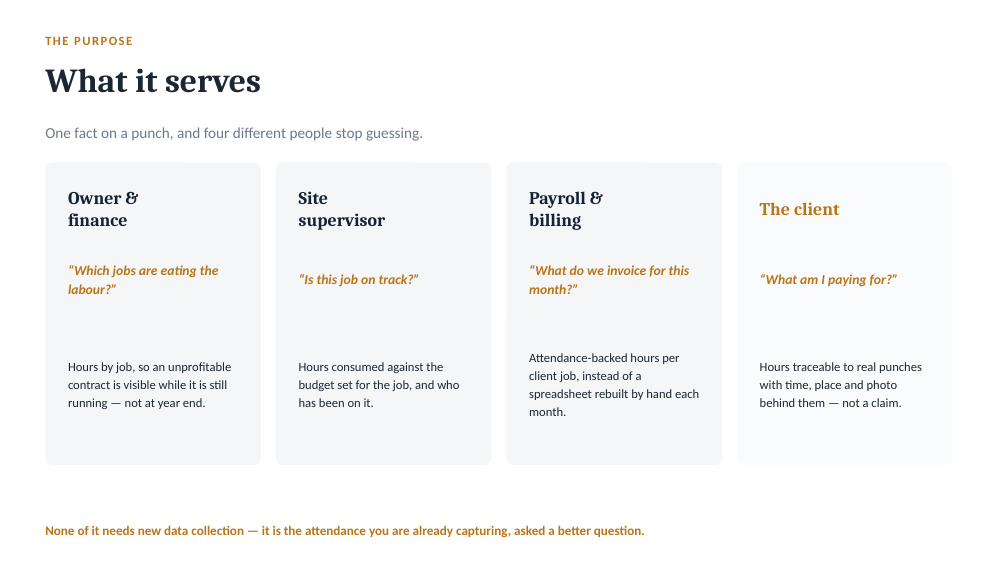
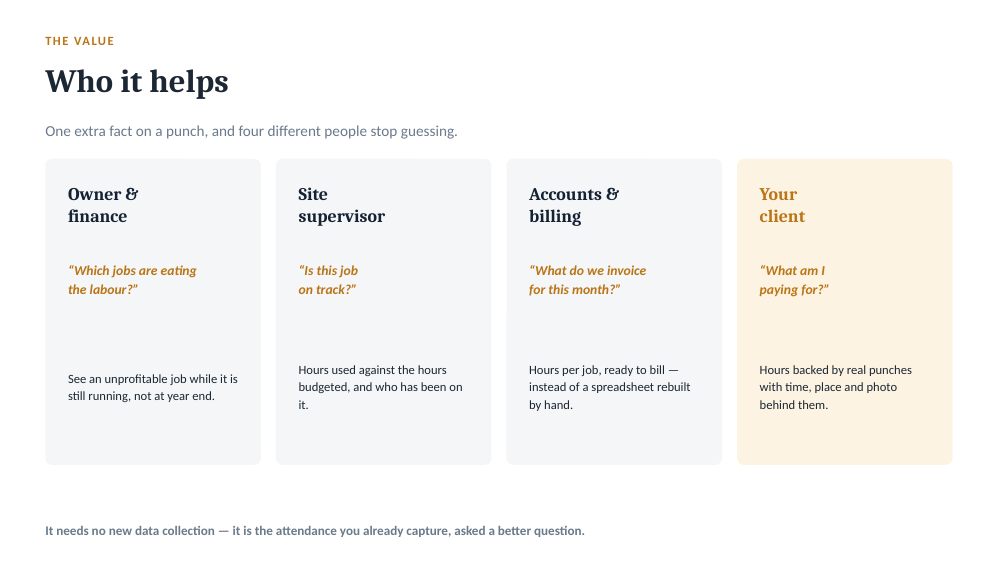
Before and after one commit to iammuniraa-wq/bpmsquare-app, a slide deck: slide 3 of docs/BPMSquare_WFM_Project_Costing.pptx. Drawn at 1008x567 pixels with LibreOffice and Linux fonts; fonts in the diff are those of the drawing. Boxes give left, top, right and bottom in pixels: in the first picture for what was removed or moved away, otherwise in the second. Text is boxed around its words. In the diff, an @@ line names an element or a change of style, - is before the commit and + after.

```diff
--- a/docs/BPMSquare_WFM_Project_Costing.pptx
+++ b/docs/BPMSquare_WFM_Project_Costing.pptx
@@ text at (45, 36, 132, 45): text changed @@
-THE PURPOSE
+THE VALUE
@@ text at (45, 69, 228, 99): text changed; size 32 to 31 pt @@
-What it serves
+Who it helps
@@ text at (45, 125, 458, 139): text changed @@
-One fact on a punch, and four different people stop guessing.
+One extra fact on a punch, and four different people stop guessing.
@@ rounded rectangle: place and size @@
-rounded rectangle at (45, 163, 261, 465)
+rounded rectangle at (45, 159, 261, 465)
@@ text "Owner &": place and size @@
-text "Owner &" at (68, 192, 128, 226)
+text "Owner &" at (68, 188, 128, 222)
@@ rounded rectangle: place and size @@
-rounded rectangle at (276, 163, 492, 465)
+rounded rectangle at (276, 159, 492, 465)
@@ text "Site": place and size @@
-text "Site" at (299, 191, 386, 230)
+text "Site" at (299, 187, 386, 226)
@@ rounded rectangle: place and size @@
-rounded rectangle at (507, 163, 722, 465)
+rounded rectangle at (507, 159, 722, 465)
@@ rounded rectangle: place and size @@
-rounded rectangle at (737, 163, 953, 465)
+rounded rectangle at (737, 159, 953, 465)
@@ rounded rectangle at (737, 159, 953, 465): fill #FAFBFC to #FDF3E2 @@
@@ text at (529, 188, 602, 200): text changed @@
-Payroll &
+Accounts &
@@ text at (760, 188, 806, 222): text changed @@
-The client
+Your
+client
@@ text at (68, 265, 197, 294): text changed @@
-“Which jobs are eating the labour?”
+“Which jobs are eating
+the labour?”
@@ text at (299, 265, 358, 294): text changed @@
-“Is this job on track?”
+“Is this job
+on track?”
@@ text at (529, 265, 646, 296): text changed @@
-“What do we invoice for this month?”
+“What do we invoice
+for this month?”
@@ text at (760, 265, 830, 297): text changed @@
-“What am I paying for?”
+“What am I
+paying for?”
@@ text at (68, 374, 238, 402): text changed @@
-Hours by job, so an unprofitable contract is visible while it is still running — not at year end.
+See an unprofitable job while it is still running, not at year end.
@@ text at (299, 365, 462, 409): text changed @@
-Hours consumed against the budget set for the job, and who has been on it.
+Hours used against the hours budgeted, and who has been on it.
@@ text at (529, 365, 691, 411): text changed @@
-Attendance-backed hours per client job, instead of a spreadsheet rebuilt by hand each month.
+Hours per job, ready to bill — instead of a spreadsheet rebuilt by hand.
@@ text at (760, 365, 912, 409): text changed @@
-Hours traceable to real punches with time, place and photo behind them — not a claim.
+Hours backed by real punches with time, place and photo behind them.
@@ text at (45, 526, 585, 537): text changed; text colour #BA7517 to #6B7A8B @@
-None of it needs new data collection — it is the attendance you are already capturing, asked a better question.
+It needs no new data collection — it is the attendance you already capture, asked a better question.
```
Also in this commit, not shown: 4 other slides changed, 8 slides added, 10 slides removed.
